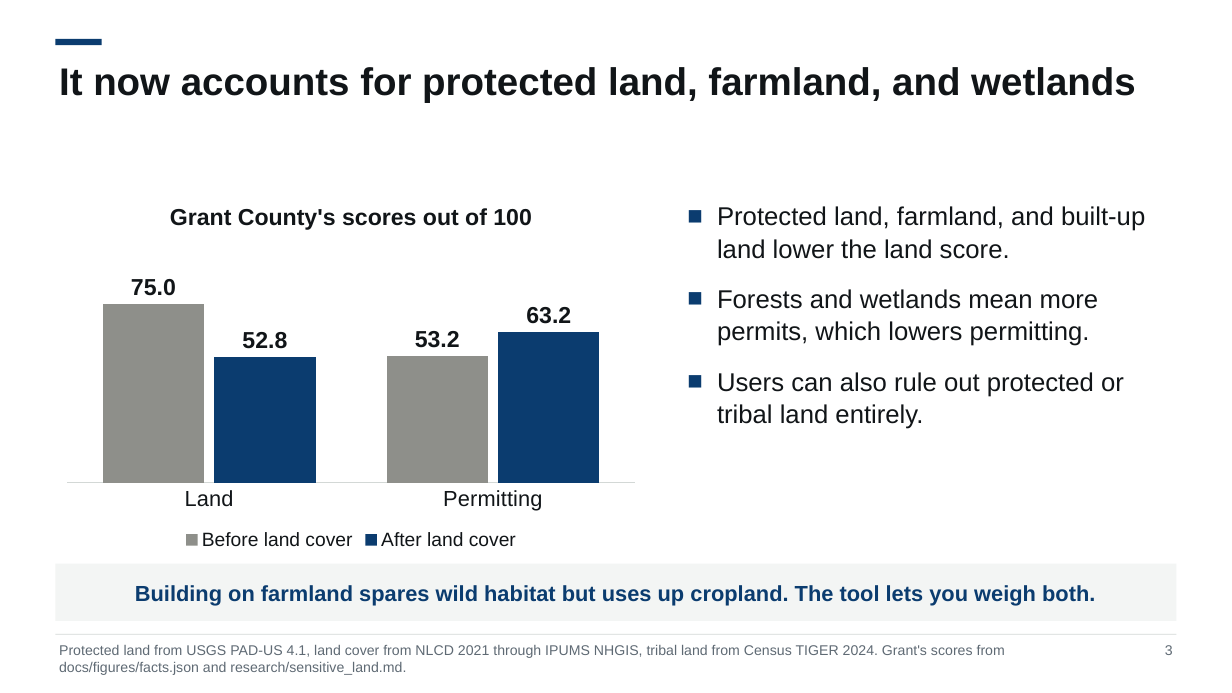
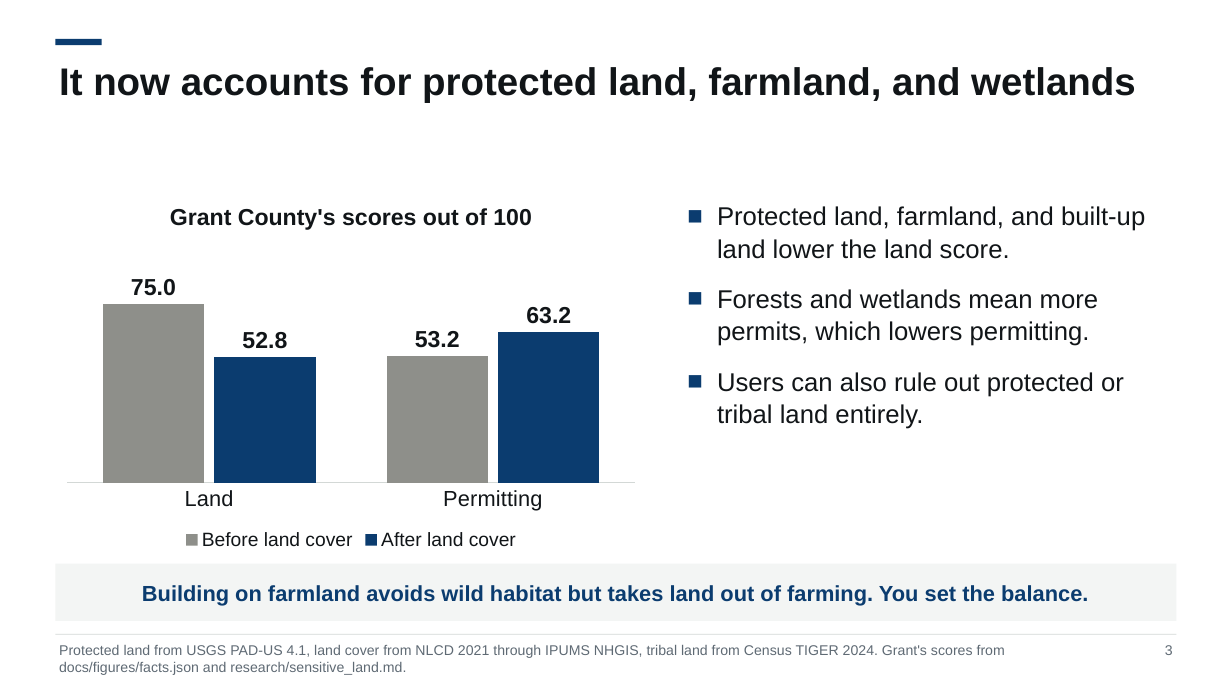
Before and after one commit to NeilKhandelwal/BAC-Hackathon, a slide deck: slide 3 of docs/deck/pitch_template.pptx. Drawn at 1232x693 pixels with LibreOffice and Linux fonts; fonts in the diff are those of the drawing. Boxes give left, top, right and bottom in pixels: in the first picture for what was removed or moved away, otherwise in the second. Text is boxed around its words. In the diff, an @@ line names an element or a change of style, - is before the commit and + after.

Commit message:
Finish round 2 of the deck after the advisor's review
Merge the risk and plan slides, add Whitman to the dollar comparison,
correct the grid carbon range, describe farmland as crops and pasture,
and record the round in the build log.

```diff
--- a/docs/deck/pitch_template.pptx
+++ b/docs/deck/pitch_template.pptx
@@ text in rectangle at (142,585,1088,605): text changed @@
-Building on farmland spares wild habitat but uses up cropland. The tool lets you weigh both.
+Building on farmland avoids wild habitat but takes land out of farming. You set the balance.
```
Also in this commit, not shown: 8 other slides changed, 1 slide removed, 18 other files.
